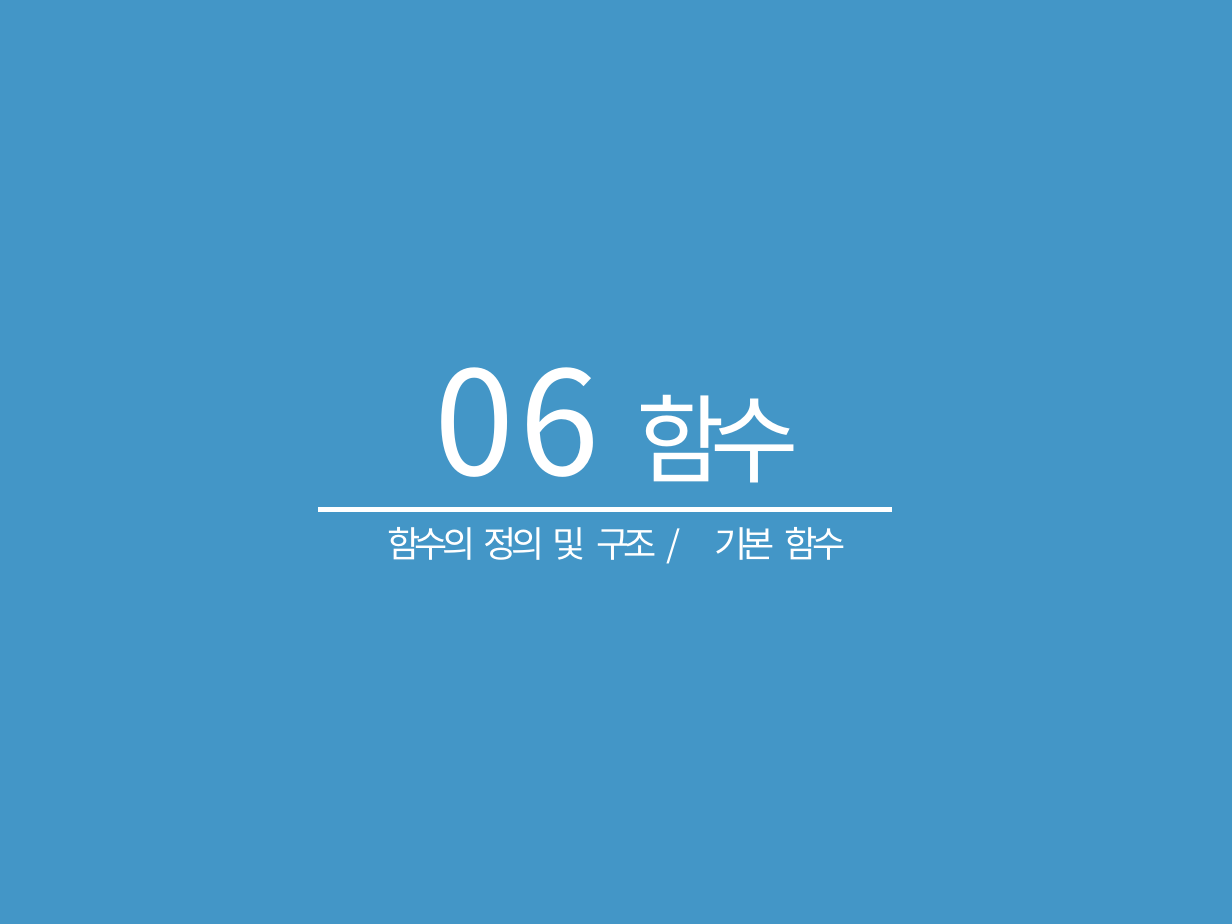
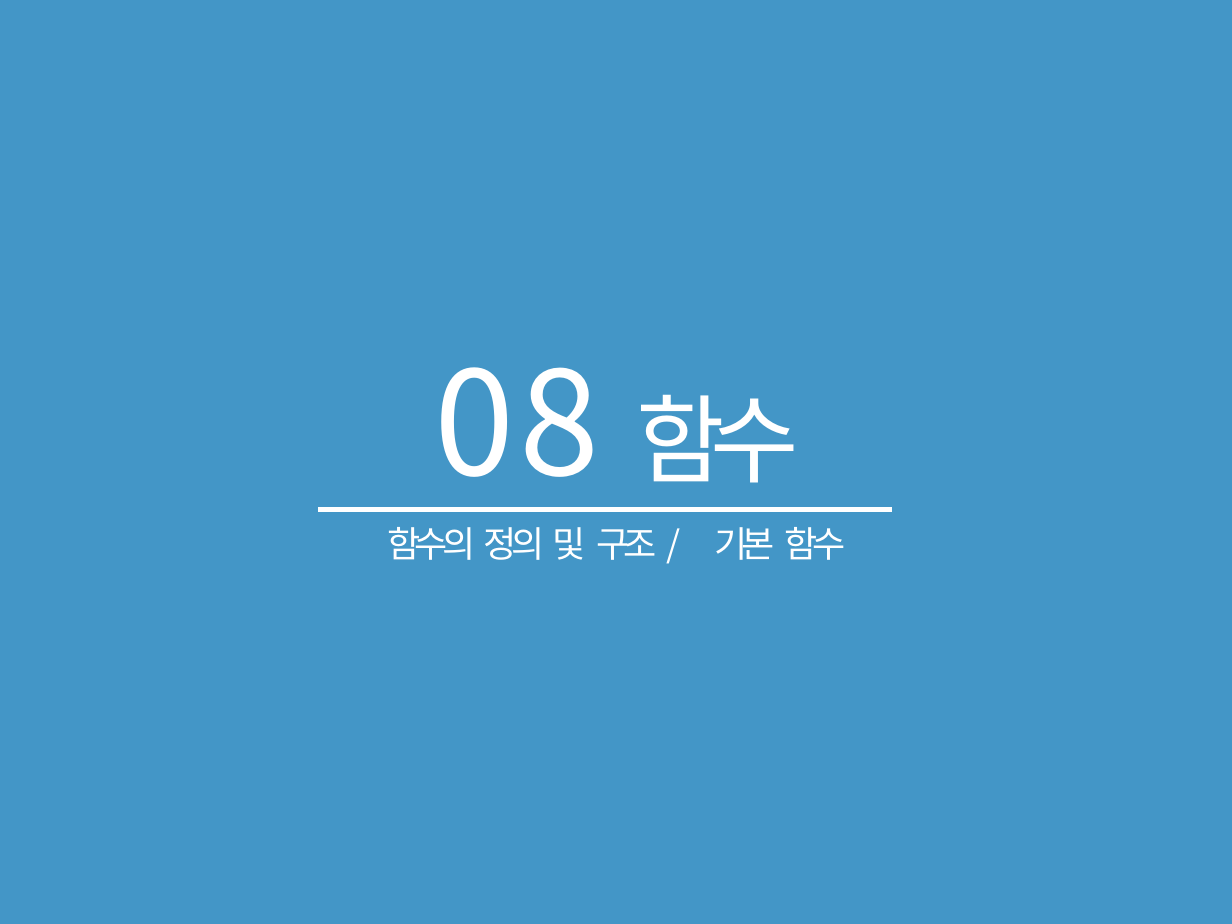
Before and after one commit to hanyang-software-volunteerer/2017-09-software-volunteerer, a slide deck: slide 82 of ppt-for-edit/2017소프트웨어봉사단_0404 (1).pptx (slide 40 before the commit). Drawn at 1232x924 pixels with LibreOffice and Linux fonts; fonts in the diff are those of the drawing. Boxes give left, top, right and bottom in pixels: in the first picture for what was removed or moved away, otherwise in the second. Text is boxed around its words. In the diff, an @@ line names an element or a change of style, - is before the commit and + after.

```diff
--- a/ppt-for-edit/2017소프트웨어봉사단_0404 (1).pptx
+++ b/ppt-for-edit/2017소프트웨어봉사단_0404 (1).pptx
@@ title at [434, 367, 799, 511]: text changed @@
-06 함수
+08 함수
```
Also in this commit, not shown: 49 other slides changed, 2 slides added, 5 slides removed, 2 other files.
